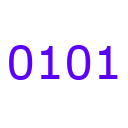
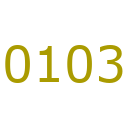
Layered file, before and after one edit (w=128, h=128). Changes by layer:
renamed "0101" to "0103", painted on it over (x1=5, y1=45, x2=123, y2=83)
